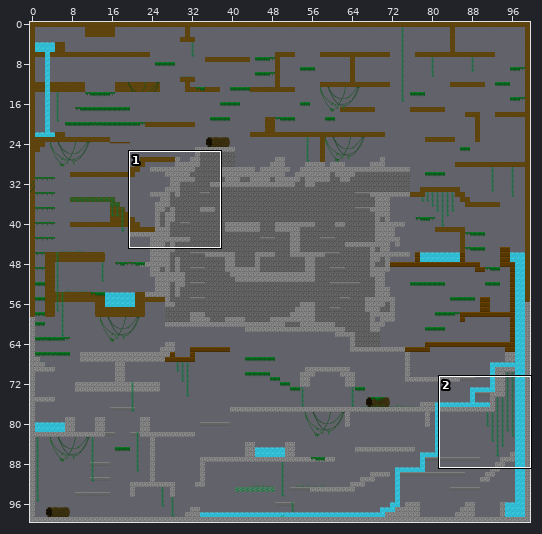
A Tiled map (JSON) gets an edit: assets/tiled/maps/forestlevel.json. Above, an overview of the earlier version with the close-up marked.
Close-up. The starting point:
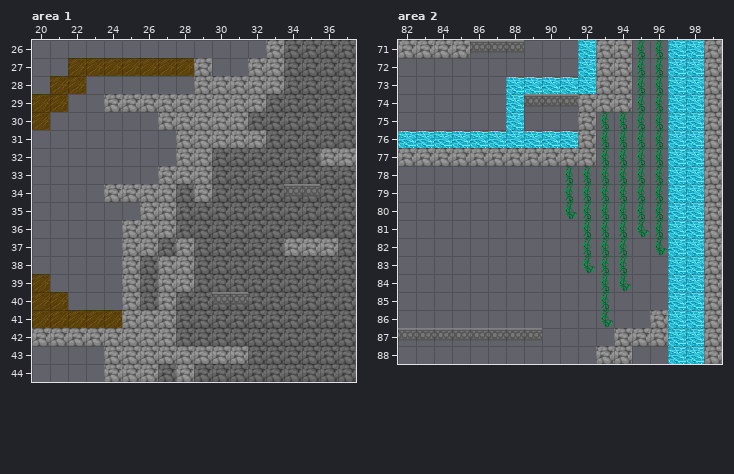
Cells are 32x32 px. Shown: area 1 x 20..37, y 26..44; area 2 x 82..99, y 71..88. The commit also changed other parts of the map, which this record leaves out.
The result:
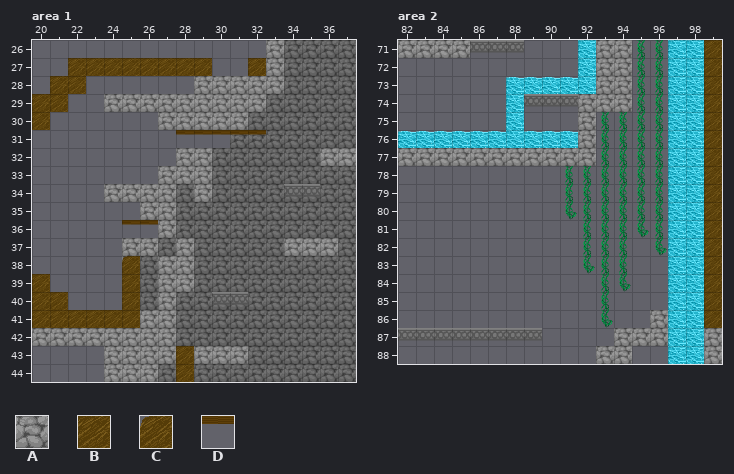
Key: from "dungeon_tiles": A 1; from "oneblock": B 4, C 7, D 33.
_ is an empty cell.
Diff:
Layer "Tile Layer 4" (removed), area 1:
The tile that lay hidden is removed in row 31 at x 28 to 30; in row 36 at x 25 to 26.
Layer "solids", area 1:
Tile A becomes tile B in row 27 at x 29 and 32; in rows 39 to 41 at x 25; in rows 43 to 44 at x 28.
Tile A becomes tile C in row 38 at x 25.
Tile A becomes tile D in row 31 at x 28 to 32; in row 36 at x 25 to 26.
Layer "solids", area 2:
Tile A becomes tile B in rows 71 to 86 at x 99.
Boxes around the changes in both close-ups, in picture pixels (x1, y1, x2, y2):
changed: (194, 58, 212, 76)
changed: (248, 58, 266, 76)
changed: (176, 130, 266, 148)
changed: (122, 220, 158, 238)
changed: (122, 256, 140, 328)
changed: (176, 346, 194, 382)
changed: (704, 40, 722, 328)
